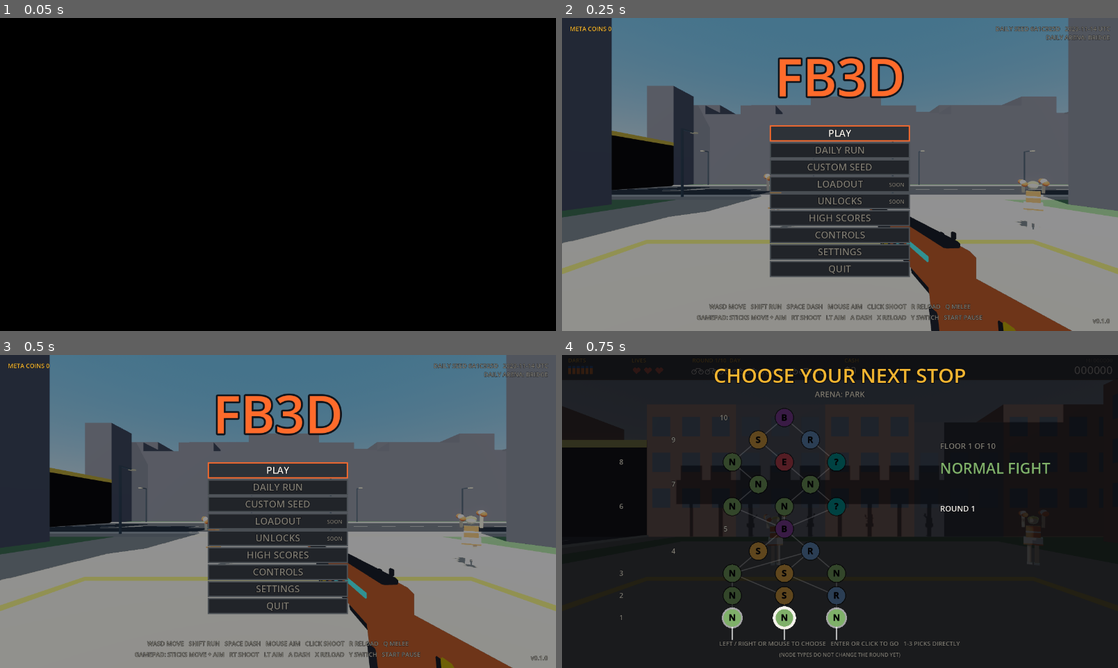
Above: before the commit, frames 1-4 (two rows, left to right).
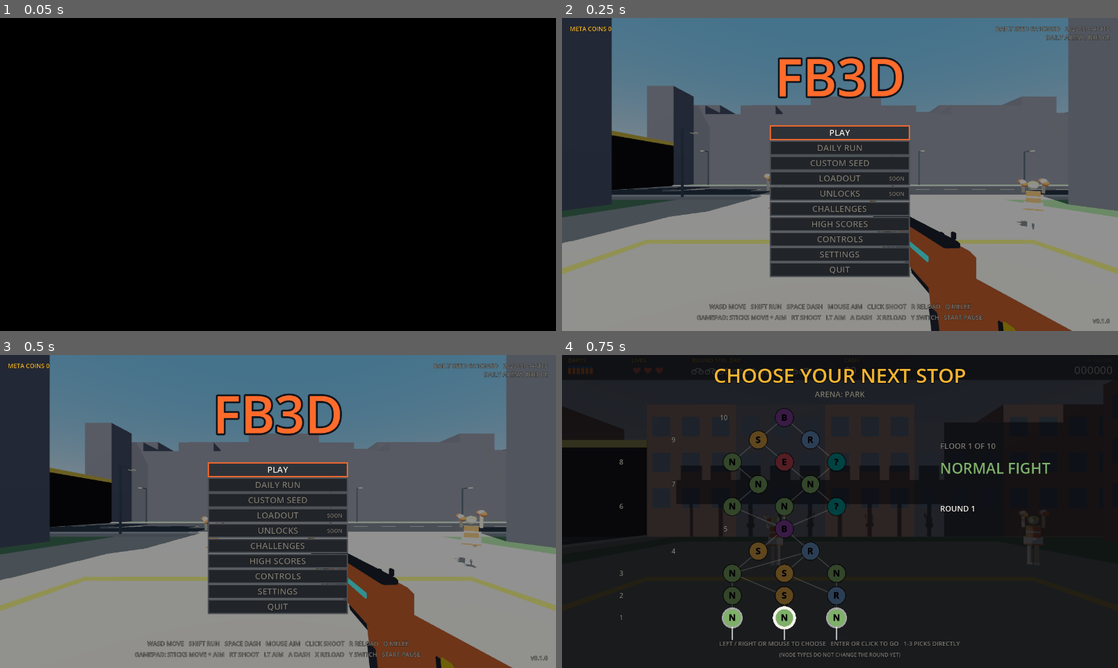
Above: after the commit, the same moments.

Repository: GVihi/FstreliBiciklina3D
Game: Godot game, scene res://main.tscn
The game is run twice, just before and just after one commit, with the same random seed, the same clock (stepped at 60 frames per second) and the same inputs.
Inputs (mouse positions are in pixels of both pictures, inside the frame that each line leads up to):
- Up to frame 1 (0.05 s): no input
- Up to frame 2 (0.25 s): no input
- Up to frame 3 (0.5 s): no input
- Up to frame 4 (0.75 s): tap Enter at 0.5 s; move the mouse to (962, 495) at 0.52 s; hold Right from 0.53 s (still down); tap R at 0.6 s; click (962, 495) at 0.67 s

Frame 1 is identical in both runs. In frame 2, 4.6% of the frame differs, in the area x 37-63%, y 35-82%; in frame 3, 4.6%; in frame 4, nothing differs.

Commit message:
Show the challenges on the run summary and a title menu page
Run summary: a CHALLENGES row, the challenge coins in the META COINS label,
and up to three lines under the table (done, NEW the first time, progress
of the dodge streak). Title menu: a CHALLENGES page listing every challenge
with its reward and how many times it was done. The ten title buttons are
31 high with a gap of 4 so the last one ends where it did with nine.

Co-Authored-By: Claude Sonnet 5.5 <noreply@anthropic.com>
Claude-Session: https://claude.ai/code/session_01MvHcBpXGZMHTCHPvYfARVs

Diff:
--- a/scripts/hud.gd
+++ b/scripts/hud.gd
@@ -293,8 +293,15 @@
 	if g.shots_fired > 0:
 		acc = int(round(100.0 * g.shots_hit / g.shots_fired))
 	var coin_label = "META COINS"
-	if g.meta.boss_coins > 0:
+	var challenge_coins = g.challenges.coins
+	if g.meta.boss_coins > 0 and challenge_coins > 0:
+		coin_label = (
+			"META COINS (%d FROM BOSSES, %d FROM CHALLENGES)" % [g.meta.boss_coins, challenge_coins]
+		)
+	elif g.meta.boss_coins > 0:
 		coin_label = "META COINS (%d FROM BOSSES)" % g.meta.boss_coins
+	elif challenge_coins > 0:
+		coin_label = "META COINS (%d FROM CHALLENGES)" % challenge_coins
 	var rcols = [GRAY, TEXT, Color(0.35, 0.7, 0.42), GOLD, ACCENT]
 	var letters = ["D", "C", "B", "A", "S"]
 	var lx = cx - 190.0 * k
@@ -309,6 +316,11 @@
 		["ROUND REACHED", "%d / %d" % [g.round_n, g.MAX_ROUNDS], TEXT],
 		["RUN TIME", g.fmt_time(g.play_time + g.shop_time), TEXT],
 		["BEST COMBO", "x%d" % g.best_combo, TEXT],
+		[
+			"CHALLENGES",
+			"%d / %d" % [g.challenges.done.size(), g.challenges.table.size()],
+			GOLD if g.challenges.done.size() > 0 else TEXT
+		],
 		[coin_label, "+%d" % g.meta_earned, GOLD]
 	]
 	for i in range(rows.size()):
@@ -317,6 +329,9 @@
 		_txt(rows[i][0], lx, y, int(20 * k), GRAY)
 		_txt(rows[i][1], rx, y, int(24 * k), rows[i][2], 2)
 	var uy = y0 + rows.size() * step + 14.0 * k
+	for line in _challenge_summary_lines():
+		_txt(line[0], cx, uy, int(18 * k), line[1], 1)
+		uy += 24.0 * k
 	if g.score > 0 and g.score >= g.hi and g.ranked_run():
 		_txt("NEW HIGH SCORE", cx, uy, int(24 * k), GOLD, 1)
 		uy += 34.0 * k
@@ -367,6 +382,7 @@
 	{"id": "seed", "label": "CUSTOM SEED"},
 	{"id": "loadout", "label": "LOADOUT", "soon": true},
 	{"id": "unlocks", "label": "UNLOCKS", "soon": true},
+	{"id": "challenges", "label": "CHALLENGES"},
 	{"id": "scores", "label": "HIGH SCORES"},
 	{"id": "controls", "label": "CONTROLS"},
 	{"id": "settings", "label": "SETTINGS"},
@@ -381,8 +397,8 @@
 func title_rect(i: int) -> Rect2:
 	var k = size.y / 720.0
 	var w = 320.0 * k
-	var h = 34.0 * k
-	return Rect2((size.x - w) * 0.5, size.y * 0.345 + i * (h + 5.0 * k), w, h)
+	var h = 31.0 * k  # ten buttons: 31 high with a gap of 4 end where nine of 34 and 5 did
+	return Rect2((size.x - w) * 0.5, size.y * 0.345 + i * (h + 4.0 * k), w, h)
 
 
 func title_at(pos: Vector2) -> int:
@@ -402,9 +418,9 @@
 		var on = g.title_sel == i  # the mouse updates title_sel in input.gd (hover_menu)
 		draw_rect(r, Color(0.176, 0.196, 0.22) if on else Color(0.13, 0.14, 0.16))
 		draw_rect(r, ACCENT if on else Color(0.29, 0.31, 0.33), false, 3.0 * k)
-		var base = r.position.y + 25.0 * k
+		var base = r.position.y + 23.0 * k
 		_txt(
-			item["label"], r.position.x + r.size.x * 0.5, base, int(22 * k), TEXT if on else GRAY, 1
+			item["label"], r.position.x + r.size.x * 0.5, base, int(20 * k), TEXT if on else GRAY, 1
 		)
 		if item.get("soon", false):
 			_txt("SOON", r.position.x + r.size.x - 12.0 * k, base - 2.0 * k, int(12 * k), GRAY, 2)
@@ -432,6 +448,63 @@
 		GRAY,
 		1
 	)
+
+
+# Lines under the run summary table: the challenges done in this run (NEW for the first time ever, with the
+# coins) and then the progress of the ones that were not done. Three lines at most, the rest is counted.
+const CHALLENGE_LINES = 3
+
+
+func _challenge_summary_lines() -> Array:
+	var lines = []
+	var ch = g.challenges
+	for c in ch.table:
+		if ch.done.has(c["id"]):
+			var tag = "NEW  " if ch.new_ids.has(c["id"]) else ""
+			lines.append(["%s%s  +%d" % [tag, c["name"], c["reward"]], GOLD])
+	for c in ch.table:
+		var p = ch.progress_text(c)
+		if p != "" and not ch.done.has(c["id"]):
+			lines.append(["%s  %s" % [c["name"], p], GRAY])
+	if lines.size() > CHALLENGE_LINES:
+		var more = lines.size() - (CHALLENGE_LINES - 1)
+		lines = lines.slice(0, CHALLENGE_LINES - 1)
+		lines.append(["AND %d MORE" % more, GRAY])
+	return lines
+
+
+func _draw_challenges_page(k: float, cx: float) -> void:
+	_txt("CHALLENGES", cx, size.y * 0.14, int(56 * k), GOLD, 1)
+	_txt(
+		"EACH ONE PAYS META COINS ONCE PER RUN, WHEN THE RUN ENDS",
+		cx,
+		size.y * 0.2,
+		int(16 * k),
+		GRAY,
+		1
+	)
+	var left = cx - 330.0 * k
+	var right = cx + 330.0 * k
+	var y0 = size.y * 0.3
+	var step = 62.0 * k
+	var table = g.challenges.table
+	if table.is_empty():
+		_txt("NO CHALLENGES LOADED", cx, size.y * 0.5, int(22 * k), GRAY, 1)
+	for i in range(table.size()):
+		var c = table[i]
+		var y = y0 + i * step
+		var n = g.challenges.count_of(c)
+		draw_rect(Rect2(left, y + 34.0 * k, right - left, 1.0 * k), Color(1, 1, 1, 0.1))
+		_txt(c["name"], left, y, int(24 * k), GOLD if n > 0 else TEXT)
+		_txt(c["desc"], left, y + 26.0 * k, int(16 * k), GRAY)
+		_txt("+%d COINS" % c["reward"], right, y, int(20 * k), GOLD, 2)
+		var status = "NOT DONE YET"
+		if n == 1:
+			status = "DONE 1 TIME"
+		elif n > 1:
+			status = "DONE %d TIMES" % n
+		_txt(status, right, y + 26.0 * k, int(16 * k), TEXT if n > 0 else GRAY, 2)
+	_txt("CLICK OR PRESS ESC TO GO BACK", cx, size.y * 0.94, int(18 * k), GRAY, 1)
 
 
 func _draw_scores_page(k: float, cx: float) -> void:
@@ -680,6 +753,9 @@
 		return
 	if g.title_page == "scores_confirm":
 		_draw_scores_confirm(k, cx)
+		return
+	if g.title_page == "challenges":
+		_draw_challenges_page(k, cx)
 		return
 	if g.title_page == "seed":
 		_draw_seed_page(k, cx)
